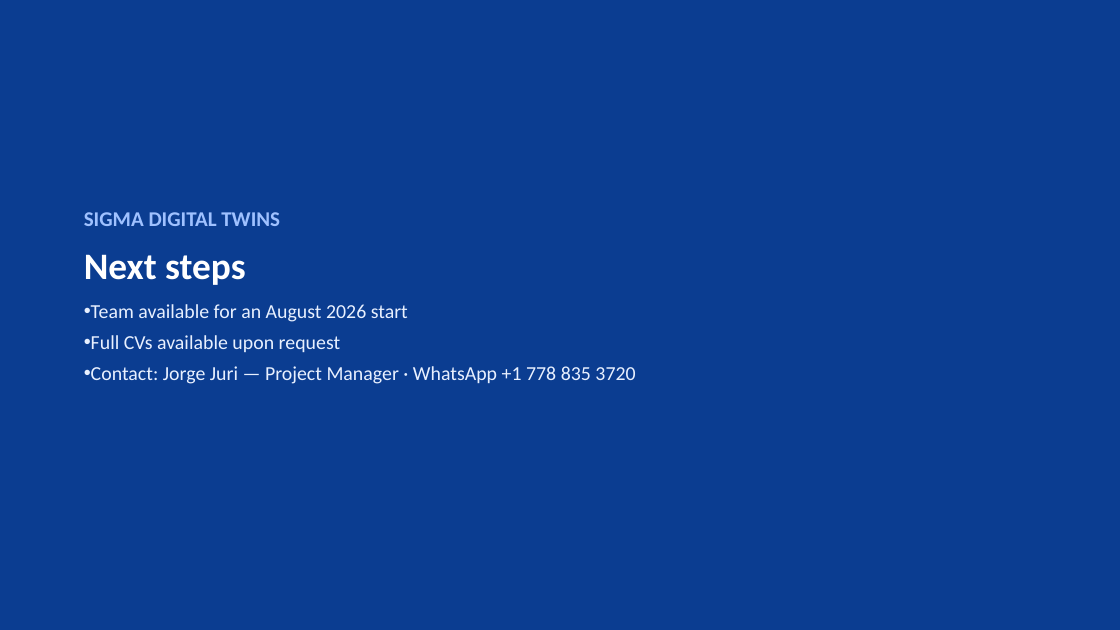
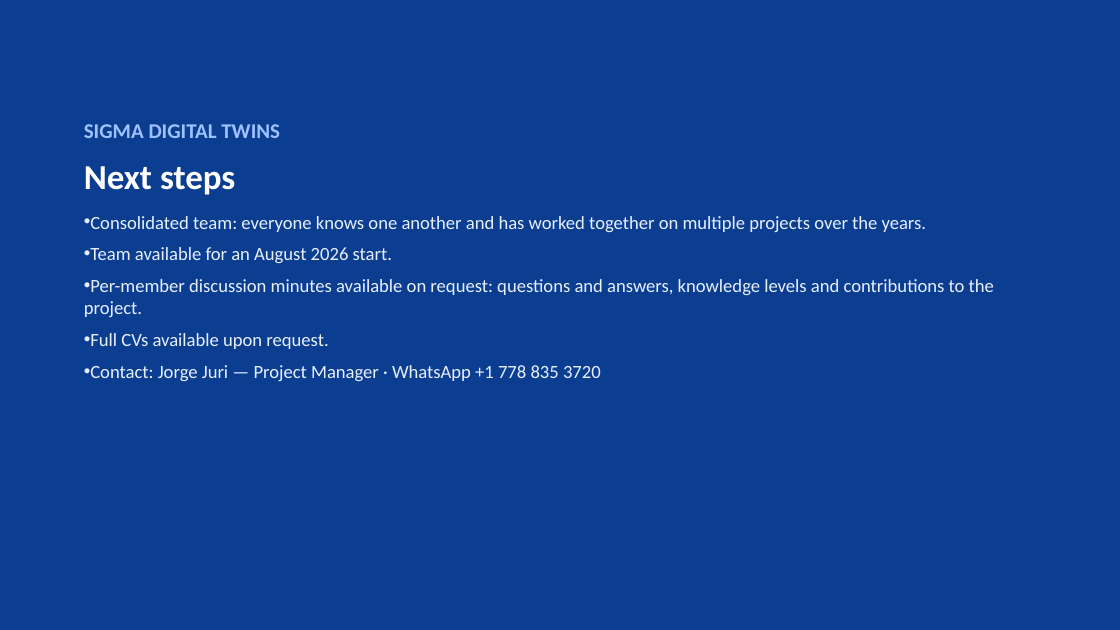
Before and after one commit to jjuri-socialmining/_DemoCustomerOps, a slide deck: slide 11 of web/og-b0d2f7a3-files/Sigma-Digital-Twins-Team-Duqm-EN.pptx (slide 10 before the commit). Drawn at 1120x630 pixels with LibreOffice and Linux fonts; fonts in the diff are those of the drawing. Boxes give left, top, right and bottom in pixels: in the first picture for what was removed or moved away, otherwise in the second. Text is boxed around its words. In the diff, an @@ line names an element or a change of style, - is before the commit and + after.

```diff
--- a/web/og-b0d2f7a3-files/Sigma-Digital-Twins-Team-Duqm-EN.pptx
+++ b/web/og-b0d2f7a3-files/Sigma-Digital-Twins-Team-Duqm-EN.pptx
@@ text "SIGMA DIGITAL TWINS": place and size @@
-text "SIGMA DIGITAL TWINS" at box(84, 212, 635, 384)
+text "SIGMA DIGITAL TWINS" at box(84, 124, 994, 381)
@@ text at box(84, 166, 601, 381): size 32 to 30 pt in "Next steps"; size 17 to 16 pt in "Contact: Jorge Juri — Project Manager · ..."; more space between paragraphs @@
@@ text at box(84, 216, 994, 349): text changed; size 17 to 16 pt @@
-• Team available for an August 2026 start
-• Full CVs available upon request
+• Consolidated team: everyone knows one another and has worked together on multiple projects over the years.
+• Team available for an August 2026 start.
+• Per-member discussion minutes available on request: questions and answers, knowledge levels and contributions to the project.
+• Full CVs available upon request.
```
Also in this commit, not shown: 8 other slides changed, 1 slide added, 2 other files.
